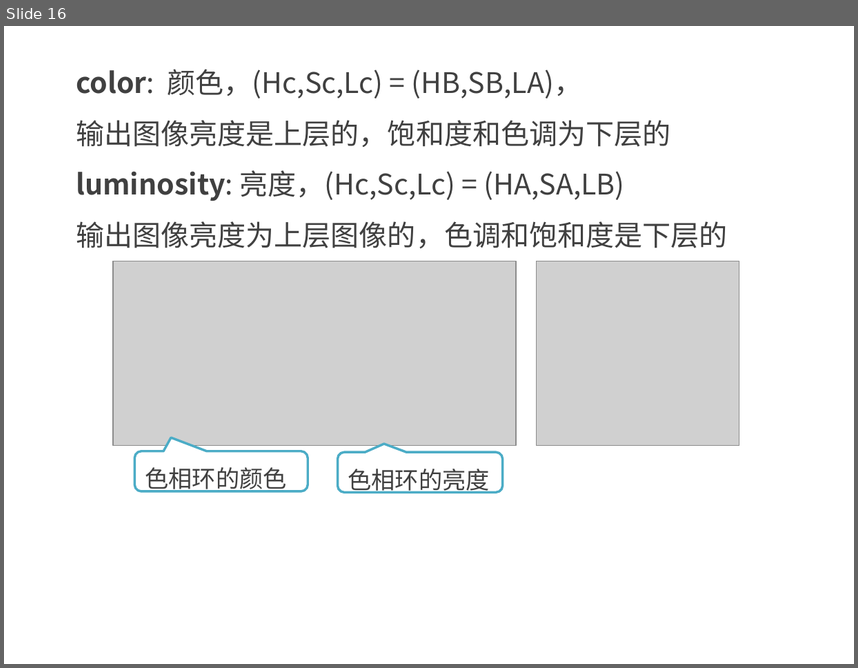
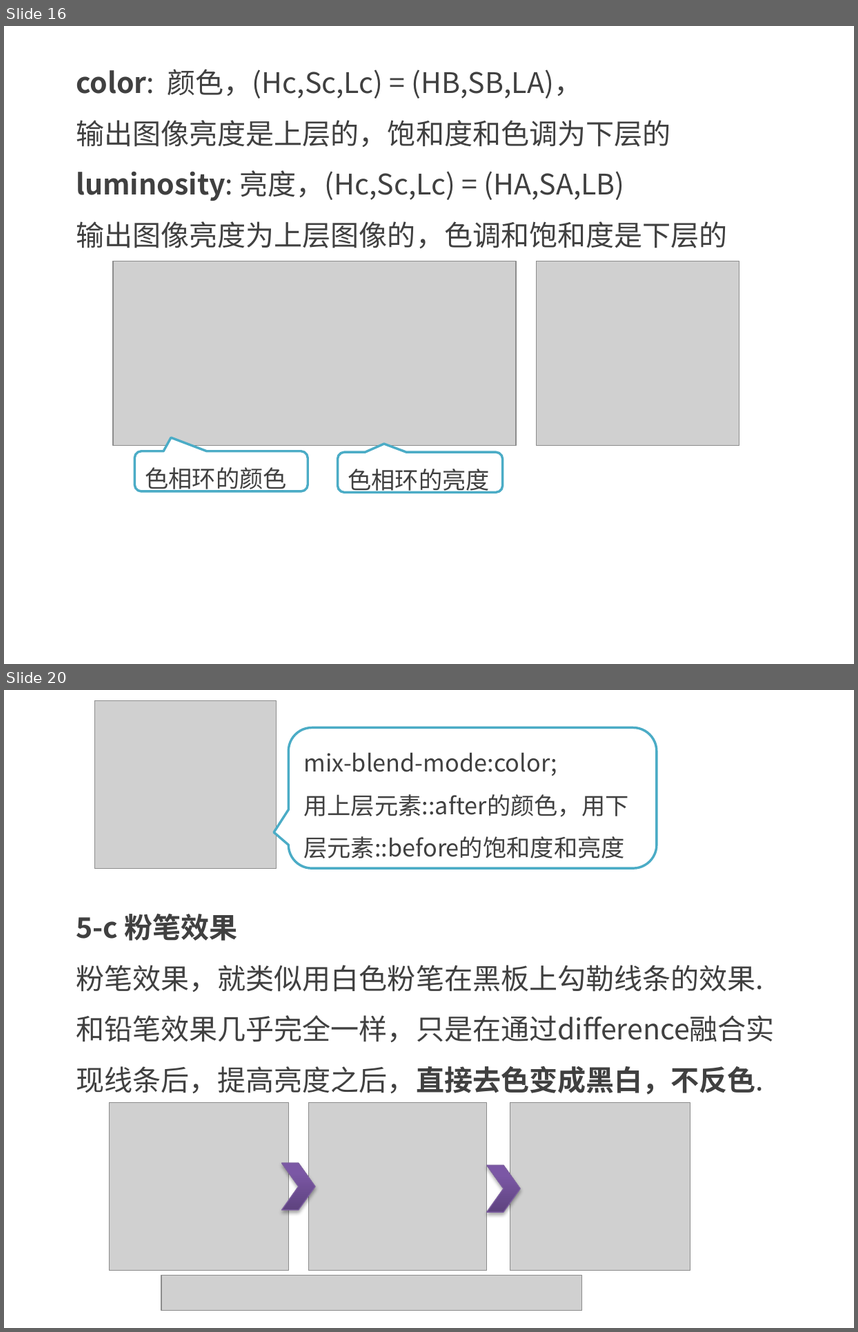
Before and after one commit to kong66/webAni, a slide deck: 35-css-filter/35.pptx. Shown one above the other, each under a label of ours: slide 16 before the commit, slides 16 and 20 after it; the slides between them are not shown. The pictures are 858x668 and 858x1332 pixels, drawn with LibreOffice and Linux fonts; fonts in the diff are those of the drawing; grey boxes stand for pictures. Boxes give left, top, right and bottom in pixels: in the first picture for what was removed or moved away, otherwise in the second. Text is boxed around its words. In the diff, an @@ line names an element or a change of style, - is before the commit and + after.

```diff
--- a/35-css-filter/35.pptx
+++ b/35-css-filter/35.pptx
@@ slide 20 added at bbox=[4, 690, 854, 1328], background #FFFFFF @@
@@ picture added at bbox=[95, 701, 276, 869] @@
@@ rounded speech box added at bbox=[289, 727, 657, 867], fill #FFFFFF, outline #4BACC6 2 pt, 20 pt, text #404040 @@
+mix-blend-mode:color;
+用上层元素::after的颜色，用下层元素::before的饱和度和亮度
@@ text added at bbox=[76, 914, 775, 1094], 24 pt, text #404040 @@
+5-c 粉笔效果
+粉笔效果，就类似用白色粉笔在黑板上勾勒线条的效果.和铅笔效果几乎完全一样，只是在通过difference融合实现线条后，提高亮度之后，直接去色变成黑白，不反色.
@@ picture added at bbox=[110, 1103, 289, 1270] @@
@@ picture added at bbox=[308, 1103, 487, 1270] @@
@@ picture added at bbox=[510, 1103, 691, 1270] @@
@@ chevron added at bbox=[282, 1163, 315, 1210], fill gradient #5F4480 to #7B58A6 to #7C57A8, outline #7D60A0 0.75 pt @@
@@ chevron added at bbox=[487, 1165, 520, 1212], fill gradient #5F4480 to #7B58A6 to #7C57A8, outline #7D60A0 0.75 pt @@
@@ picture added at bbox=[161, 1275, 582, 1310] @@
```
Also in this commit, not shown: 5 slides changed, 5 other slides added, 2 other files.
